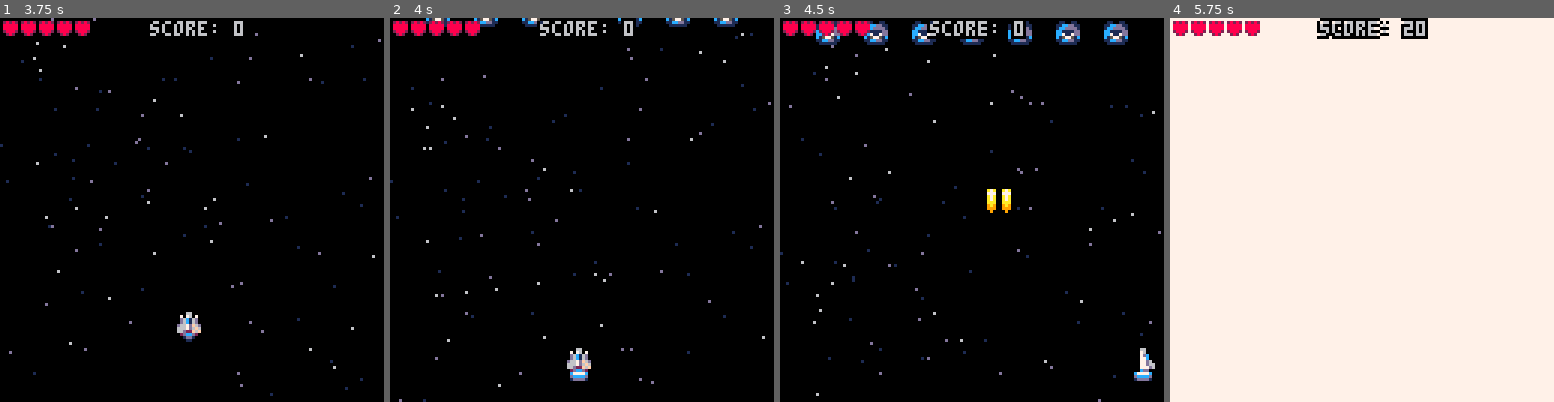
Above: before the commit, frames 1-4 (left to right).
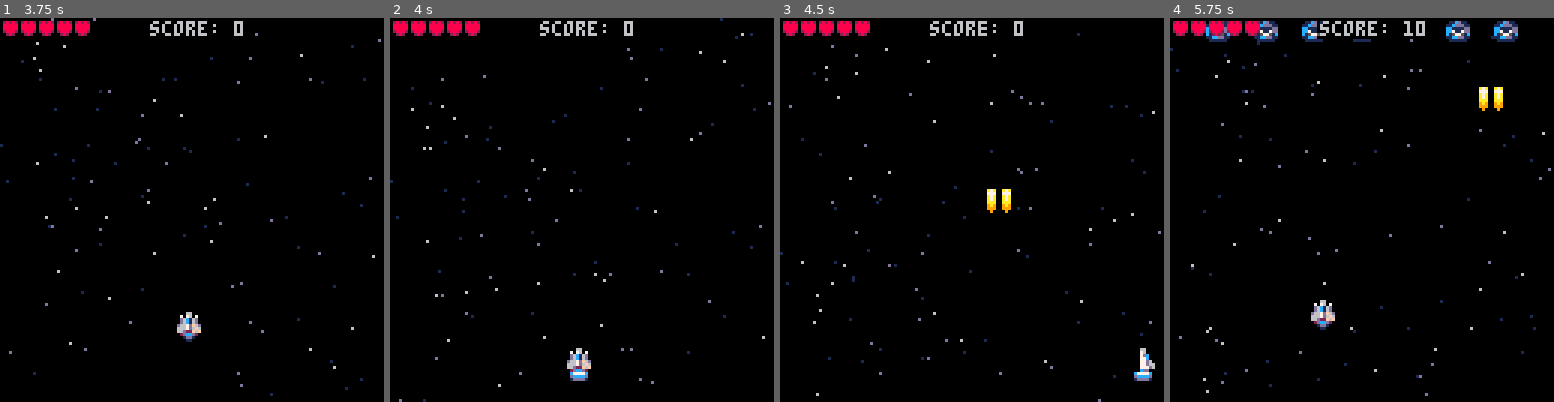
Above: after the commit, the same moments.

Repository: jimmac/pico-shed
Game: PICO-8 cartridge shmup.p8
Two runs of this game, one before a commit and one after it. Both use one fixed random seed, a clock stepped at 60 frames per second and the inputs below.
Inputs:
- Up to frame 1 (3.75 s): tap X (X key) at 0.33, 1.07, 1.85, 2.97 s; tap O (Z key) at 0.7, 1.7, 2.1, 2.5, 2.9, 3.3, 3.7 s; hold Right 1.6-2.1 s; hold Up 2.15-2.42 s; hold Right 2.47-3.03 s; hold Left 3.08-3.58 s; hold Down from 3.63 s (still down)
- Up to frame 2 (4 s): release Down at 3.97 s
- Up to frame 3 (4.5 s): hold Right from 4.02 s (still down); tap X (X key) at 4.08 s; tap O (Z key) at 4.1 s
- Up to frame 4 (5.75 s): tap O (Z key) every 0.4 s from 4.5 to 5.7 s; release Right at 4.68 s; hold Up 4.73-5.03 s; hold Left 5.08-5.68 s; tap X (X key) at 5.2 s; hold Down from 5.73 s (still down)

Frame 1 is identical in both runs. In frame 2, 0.6% of the frame differs, in the area x 9-91%, y 0-3%; in frame 3, 1.8%; in frame 4, 98%, in the area x 0-100%, y 0-100%.

Commit message:
configurable waves of enemies

Diff:
--- a/shmup.p8
+++ b/shmup.p8
@@ -55,7 +55,7 @@
 	wave=0
 	wavet=160
 	--player
-	pl = {}
+	pl={}
 	pl.x=63
 	pl.y=100
 	pl.spx=0
@@ -83,6 +83,14 @@
 		newstar.s=rnd(1.5)+0.5
 		add(stars,newstar)
 	end
+
+	--enemy waves
+	enwaves={}
+	enwaves[1]={rows=2,hp=1}
+	enwaves[2]={rows=3,hp=1}
+	enwaves[3]={rows=4,hp=2}
+	enwaves[4]={rows=4,hp=2}
+	enwaves[5]={rows=5,hp=3}
 end
 -->8
 --tools
@@ -593,10 +601,10 @@
 		mode="wavetext"
 		--spawn a grid of 7x3
 		for i=1,7 do
-			for j=1,3 do
+			for j=1,enwaves[wave].rows do
 				local x=(i-1)*16+12
 		  local y=-96+16*j
-		  hp=wave
+		  hp=enwaves[wave].hp
 				spawnen(x,y,hp)
 			end
 		end
@@ -613,7 +621,7 @@
 			myen.spy=.2
 			myen.spx=0
 			local esprs={20,24,36,40,52}
-			myen.sprbase=esprs[hp]
+			myen.sprbase=esprs[wave]
 			myen.spr=myen.sprbase
 			myen.hp=hp
 			myen.flash=0
Not shown, changed: the sound effects (__sfx__) section of shmup.p8
